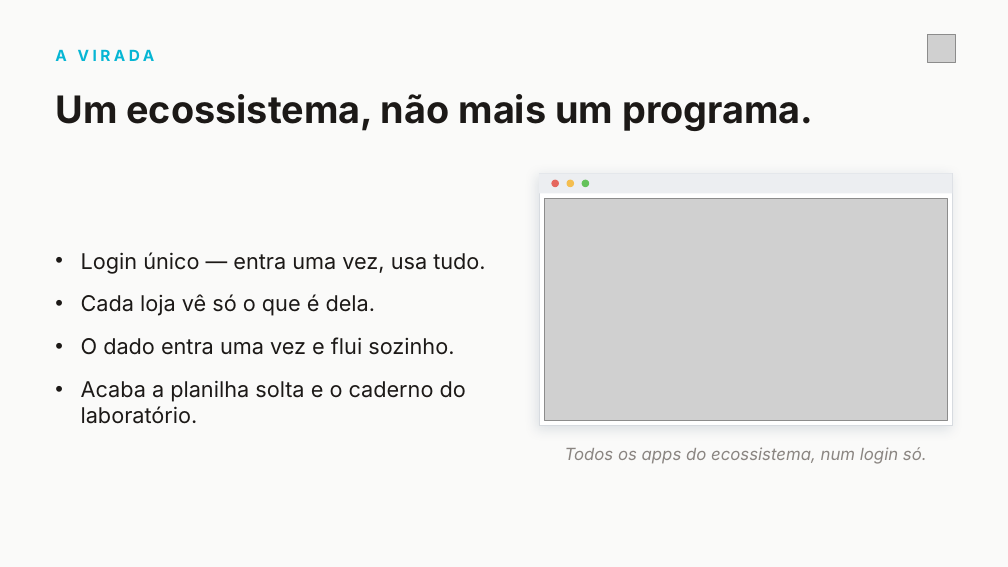
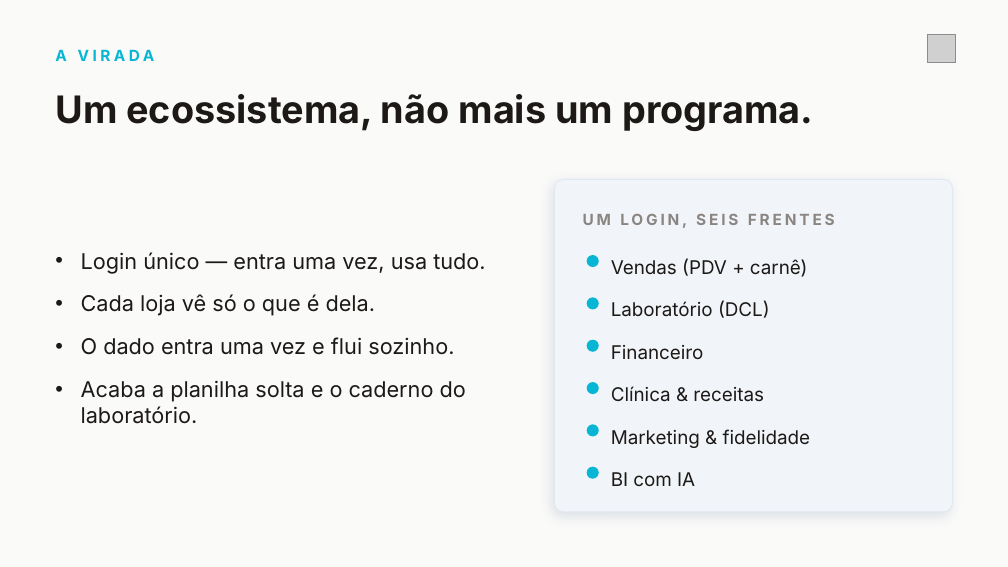
Before and after one commit to sisdigiai/sisdigiai, a slide deck: slide 4 of docs/divulgacao/pitch-clearix-assessoria/Clearix-Pitch-Oticas.pptx. Drawn at 1008x567 pixels with LibreOffice and Linux fonts; fonts in the diff are those of the drawing; grey boxes stand for pictures. Boxes give left, top, right and bottom in pixels: in the first picture for what was removed or moved away, otherwise in the second. Text is boxed around its words. In the diff, an @@ line names an element or a change of style, - is before the commit and + after.

```diff
--- a/docs/divulgacao/pitch-clearix-assessoria/Clearix-Pitch-Oticas.pptx
+++ b/docs/divulgacao/pitch-clearix-assessoria/Clearix-Pitch-Oticas.pptx
@@ rectangle removed at (539, 173, 953, 194) @@
@@ rounded rectangle: place and size @@
-rounded rectangle at (539, 173, 953, 425)
+rounded rectangle at (554, 179, 953, 512)
@@ rounded rectangle at (554, 179, 953, 512): rectangle to rounded rectangle; fill #FFFFFF to #F1F5F9; outline #D7DBE0 1 pt to #E2E8F0 0.75 pt @@
@@ ellipse removed at (566, 179, 574, 186) @@
@@ picture removed at (544, 199, 948, 420) @@
@@ text added at (583, 214, 835, 228), 11 pt, text #8A8581, bold @@
+UM LOGIN, SEIS FRENTES
@@ ellipse: place and size @@
-ellipse at (551, 179, 558, 186)
+ellipse at (587, 255, 599, 267)
@@ ellipse at (587, 255, 599, 267): fill #E5675E to #06B6D4 @@
@@ text added at (611, 258, 808, 277), 13.5 pt, text #1C1917 @@
+Vendas (PDV + carnê)
@@ ellipse: place and size @@
-ellipse at (582, 179, 589, 186)
+ellipse at (587, 297, 599, 309)
@@ ellipse at (587, 297, 599, 309): fill #64C25A to #06B6D4 @@
@@ text added at (611, 301, 770, 318), 13.5 pt, text #1C1917 @@
+Laboratório (DCL)
@@ ellipse added at (587, 340, 599, 352), fill #06B6D4 @@
@@ text added at (611, 345, 704, 360), 13.5 pt, text #1C1917 @@
+Financeiro
@@ ellipse added at (587, 382, 599, 394), fill #06B6D4 @@
@@ text added at (611, 386, 764, 402), 13.5 pt, text #1C1917 @@
+Clínica & receitas
@@ text removed at (565, 447, 927, 464) @@
-Todos os apps do ecossistema, num login só.
@@ ellipse added at (587, 424, 599, 436), fill #06B6D4 @@
@@ text added at (611, 429, 811, 448), 13.5 pt, text #1C1917 @@
+Marketing & fidelidade
@@ ellipse added at (587, 467, 599, 479), fill #06B6D4 @@
@@ text added at (611, 472, 695, 486), 13.5 pt, text #1C1917 @@
+BI com IA
```
Also in this commit, not shown: 6 other slides changed, 1 slide added, 4 slides removed, 3 other files.
